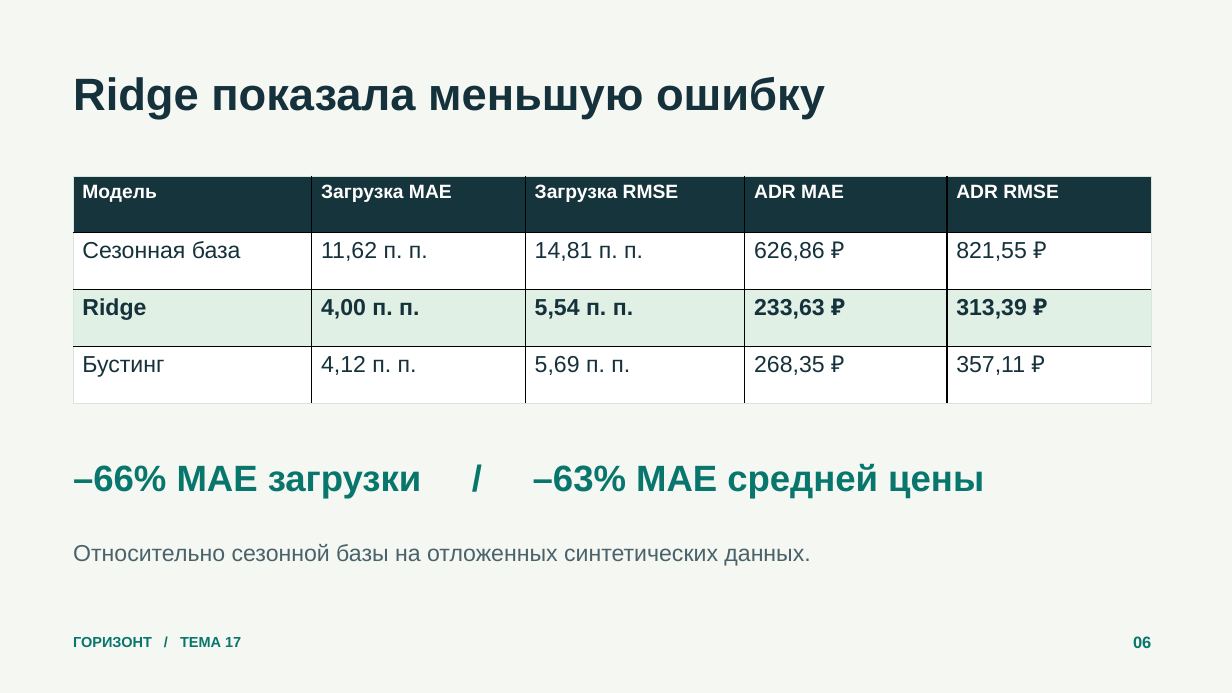
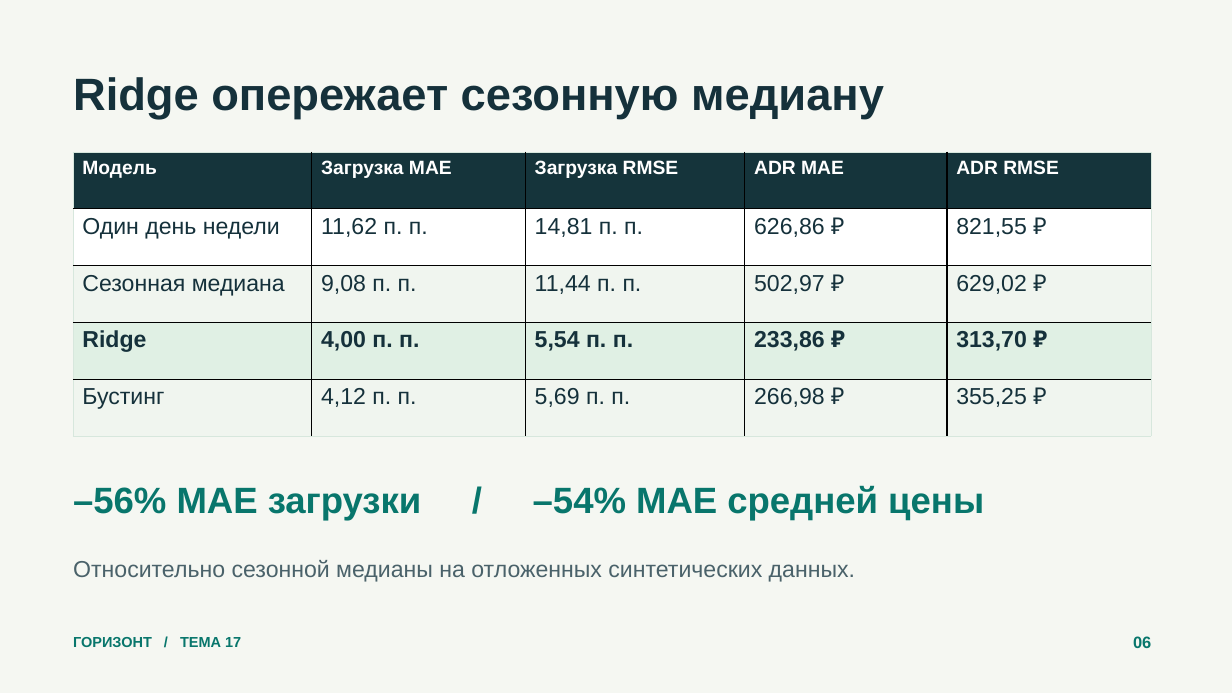
Before and after one commit to ReliqU/HotelForecast, a slide deck: slide 6 of deliverables/Презентация.pptx. Drawn at 1232x693 pixels with LibreOffice and Linux fonts; fonts in the diff are those of the drawing. Boxes give left, top, right and bottom in pixels: in the first picture for what was removed or moved away, otherwise in the second. Text is boxed around its words. In the diff, an @@ line names an element or a change of style, - is before the commit and + after.

```diff
--- a/deliverables/Презентация.pptx
+++ b/deliverables/Презентация.pptx
@@ text at (73,77,884,119): text changed @@
-Ridge показала меньшую ошибку
+Ridge опережает сезонную медиану
@@ table at (73,152,1152,436) @@
-row 2: Сезонная база | 11,62 п. п. | 14,81 п. п. | 626,86 ₽ | 821,55 ₽
-row 3: Ridge | 4,00 п. п. | 5,54 п. п. | 233,63 ₽ | 313,39 ₽
-row 4: Бустинг | 4,12 п. п. | 5,69 п. п. | 268,35 ₽ | 357,11 ₽
+row 2: Один день недели | 11,62 п. п. | 14,81 п. п. | 626,86 ₽ | 821,55 ₽
+row 3: Сезонная медиана | 9,08 п. п. | 11,44 п. п. | 502,97 ₽ | 629,02 ₽
+row 4: Ridge | 4,00 п. п. | 5,54 п. п. | 233,86 ₽ | 313,70 ₽
+row 5: Бустинг | 4,12 п. п. | 5,69 п. п. | 266,98 ₽ | 355,25 ₽
@@ table: place and size @@
-table at (73,177,1152,404)
+table at (73,152,1152,436)
@@ text at (73,485,984,520): text changed @@
-–66% MAE загрузки / –63% MAE средней цены
+–56% MAE загрузки / –54% MAE средней цены
@@ text at (73,560,855,582): text changed @@
-Относительно сезонной базы на отложенных синтетических данных.
+Относительно сезонной медианы на отложенных синтетических данных.
```
Also in this commit, not shown: 3 other slides changed, 3 slides added, 2 slides removed, 21 other files.
